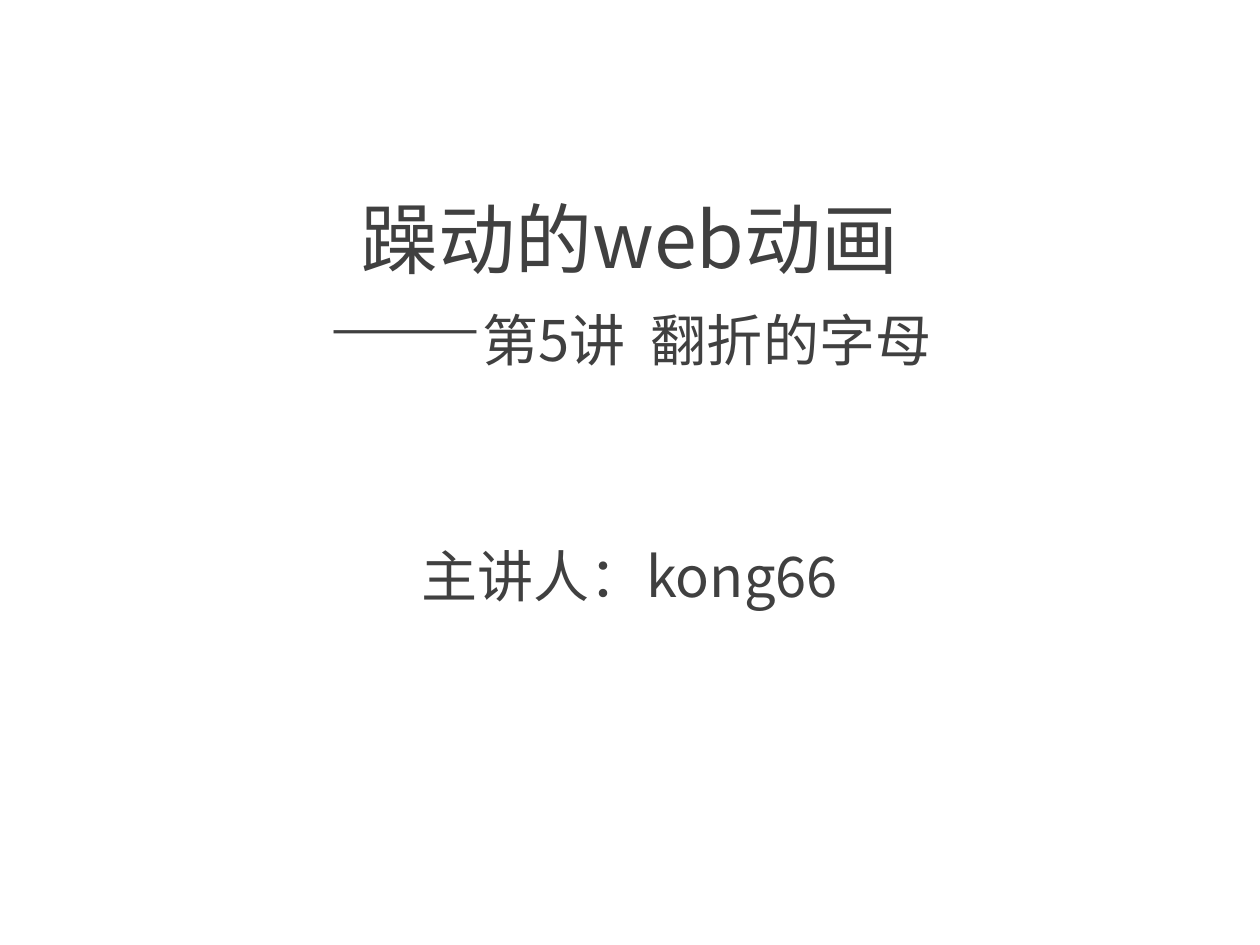
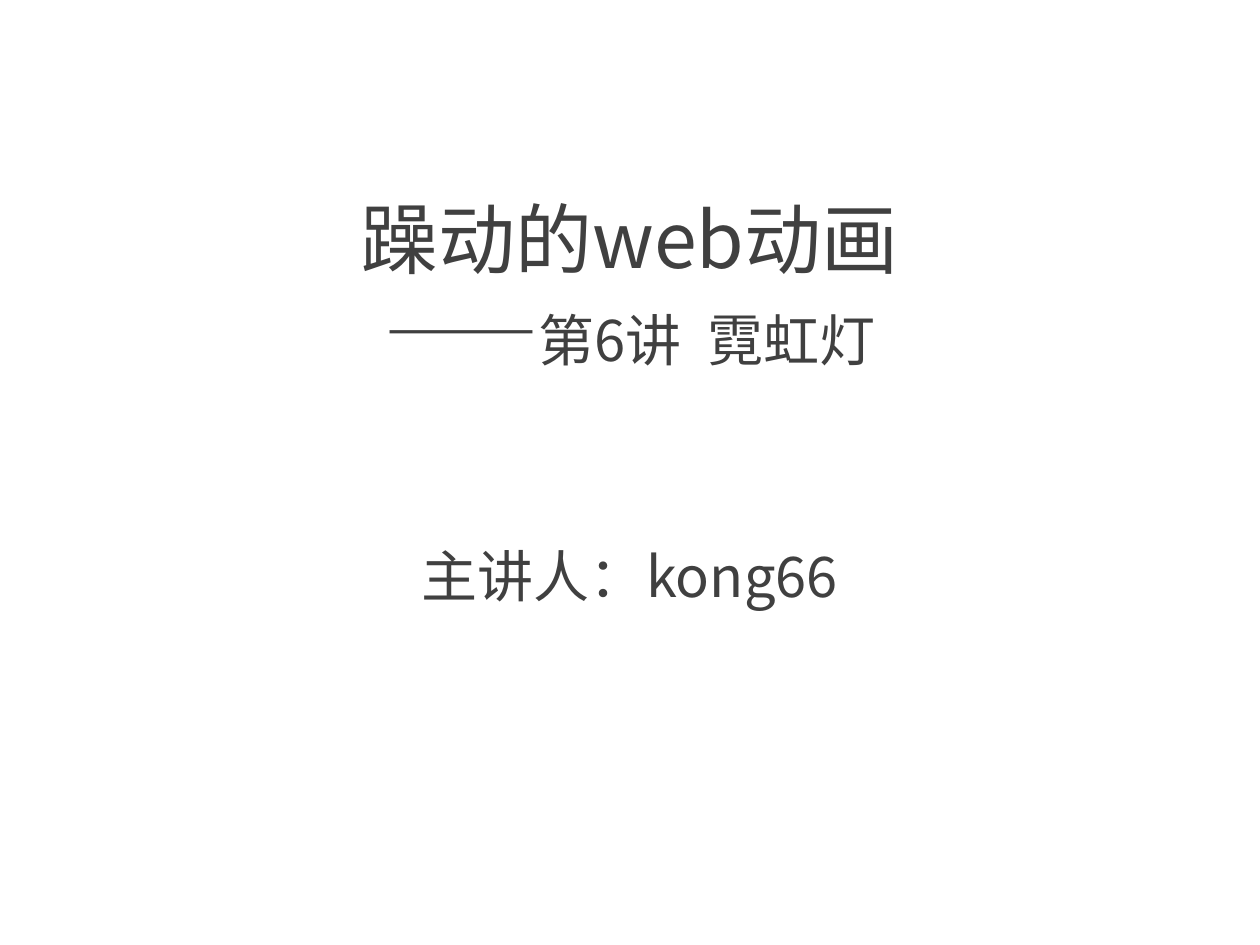
Before and after one commit to kong66/webAni, a slide deck: slide 1 of 6-neon/3DLetter.pptx. Drawn at 1260x945 pixels with LibreOffice and Linux fonts; fonts in the diff are those of the drawing. Boxes give left, top, right and bottom in pixels: in the first picture for what was removed or moved away, otherwise in the second. Text is boxed around its words. In the diff, an @@ line names an element or a change of style, - is before the commit and + after.

```diff
--- a/6-neon/3DLetter.pptx
+++ b/6-neon/3DLetter.pptx
@@ title at (x1=361, y1=203, x2=898, y2=366): text changed @@
-躁动的web动画
-——第5讲 翻折的字母
+躁动的web动画
+——第6讲 霓虹灯
```
Also in this commit, not shown: 2 other slides changed, 2 slides added, 2 slides removed, 1 other file.
